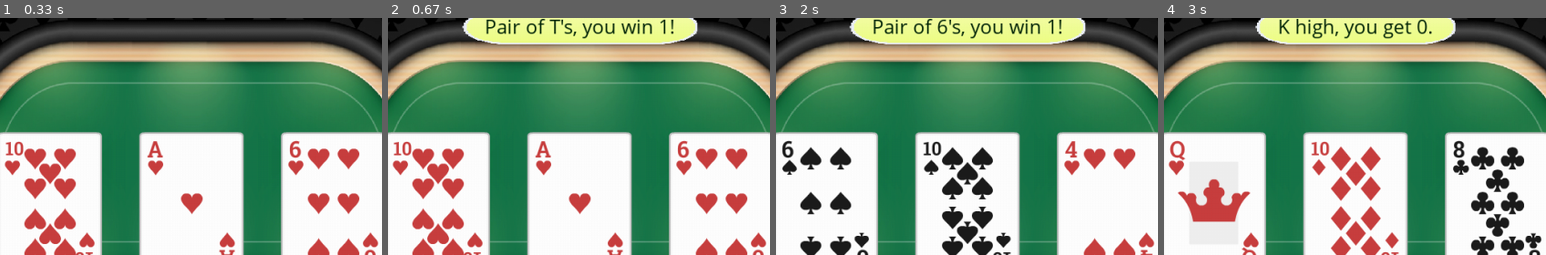
Above: before the commit, frames 1-4 (left to right).
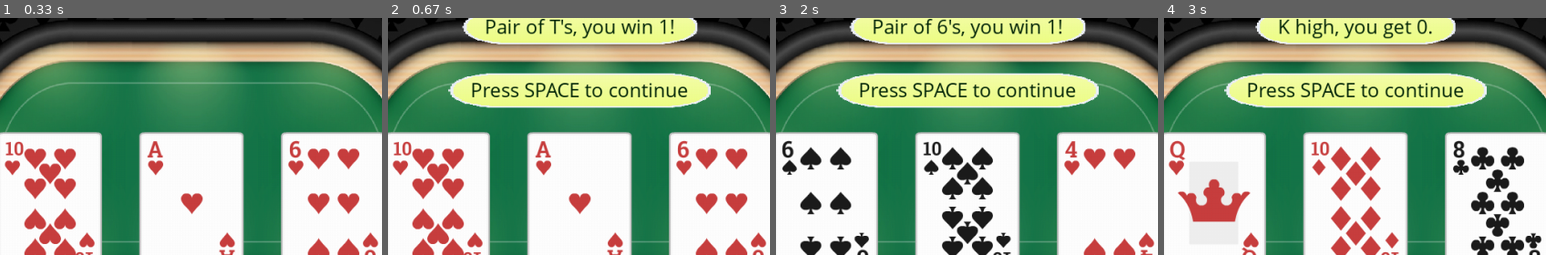
Above: after the commit, the same moments.

Repository: jungleistx/poker_game
Game: pygame game, started from main.py
Same seed, same stepped clock (60 frames per second), same inputs: the game is played once before the commit and once after it.
Inputs (mouse positions are % of the whole screen's width and height, from its top left):
- Up to frame 1 (0.33 s): no input
- Up to frame 2 (0.67 s): tap Space at 0.33 s
- Up to frame 3 (2 s): tap Space at 0.73, 1.03, 1.23, 1.9 s; click (62, 59) at 1.55 s; tap 1 at 1.98 s
- Up to frame 4 (3 s): tap Space at 2.2, 2.73 s; tap 5 at 2.33 s
The pictures show only the part of the screen within x 25-75%, y 19-69%; the shares and areas given below are measured in that part.

Frame 1 is identical in both runs. In frame 2, 9.5% of the frame differs, in the area x 15-85%, y 23-39%; in frame 3, 9.5%; in frame 4, 9.5%.

Commit message:
mod Window, add endgame_loop

Diff:
--- a/classes/window.py
+++ b/classes/window.py
@@ -80,6 +80,17 @@
 		space_button.draw_button(self.window)
 
 
+	def endgame_loop(self):
+		while True:
+			for event in pygame_instance.event.get():
+				if event.type == pygame_instance.QUIT:
+					pygame_instance.quit()
+					exit()
+				elif event.type == pygame_instance.KEYDOWN:
+					if event.key == pygame_instance.K_SPACE:
+						self.new_game()
+
+
 	def draw_endgame_screen(self):
 		best_hand, win_multiplier = self.game.player.check_hand()
 		# win_amount = self.game.player.bet * win_multiplier
@@ -101,18 +112,10 @@
 		result_button.text_y = result_button.image.y + 15
 
 		result_button.draw_button(self.window)
+		self.draw_continue_instructions()
 		self.draw_cards()
-		# add instruction for space bar (newgame)
 		pygame_instance.display.flip()
-
-		while True:
-			for event in pygame_instance.event.get():
-				if event.type == pygame_instance.QUIT:
-					pygame_instance.quit()
-					exit()
-				elif event.type == pygame_instance.KEYDOWN:
-					if event.key == pygame_instance.K_SPACE:
-						self.new_game()
+		self.endgame_loop()
 
 
 	def draw_buttons(self):
